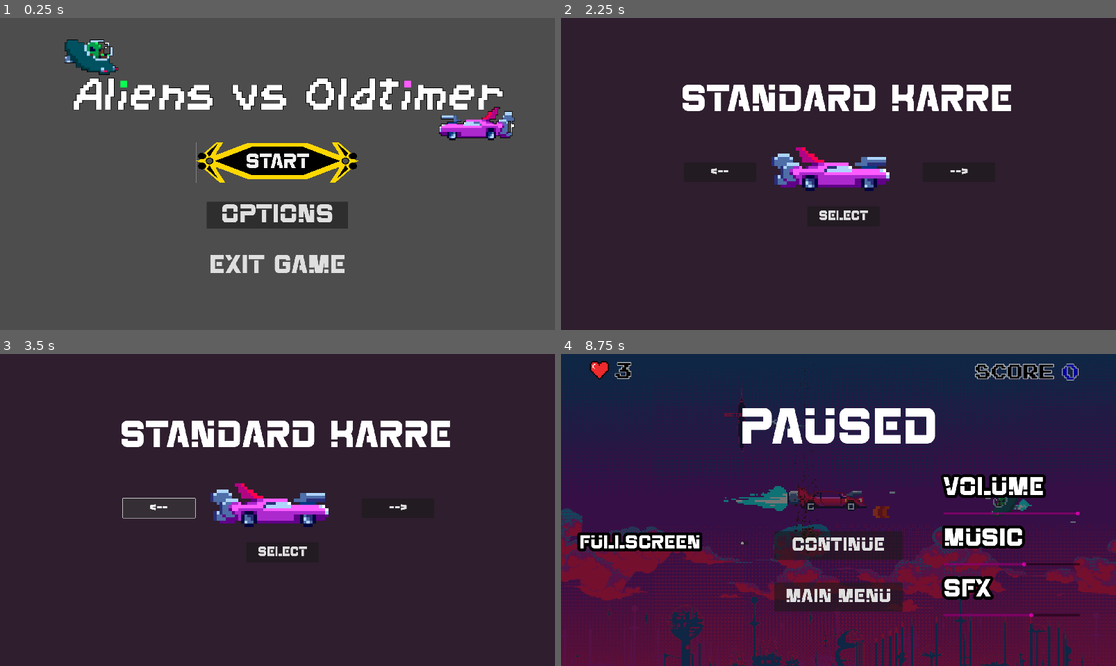
Above: before the commit, frames 1-4 (two rows, left to right).
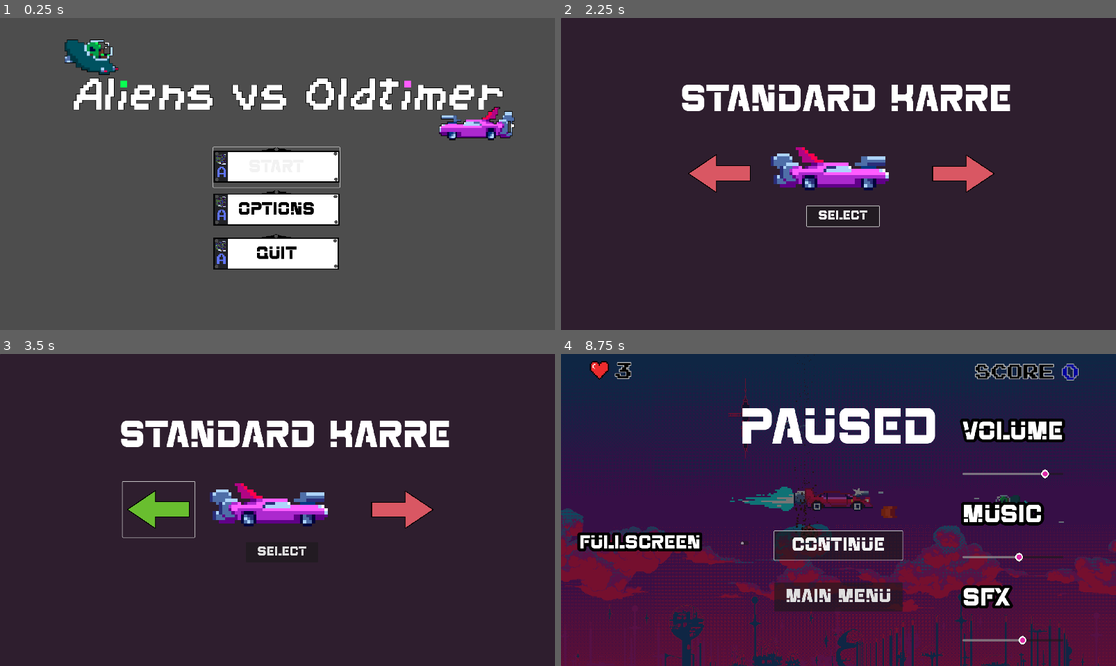
Above: after the commit, the same moments.

Repository: P0ddy/Project-Bentley
Game: Godot game, scene res://Scenes/Menu/main_menu.tscn
Same seed, same stepped clock (60 frames per second), same inputs: the game is played once before the commit and once after it. Sound files missing from this copy of the repository are replaced by a short silence.
Inputs (mouse positions are in pixels of both pictures, inside the frame that each line leads up to; where the layout moved, square brackets give the same spot in the first picture):
- Up to frame 1 (0.25 s): no input
- Up to frame 2 (2.25 s): click "Options" at 0.5 s; click "Back" at 1.25 s; click "Start" at 2 s
- Up to frame 3 (3.5 s): click (160, 510) [160, 506] at 2.75 s
- Up to frame 4 (8.75 s): click (960, 510) [960, 506] at 3.5 s; click "Select" at 4.25 s; hold D (right) 5.03-5.78 s; hold Space (shoot) 5.03-5.78 s; hold S (down) 5.78-6.53 s; tap Space (shoot) at 5.85, 7.35 s; hold D (right) 6.53-7.28 s; hold Space (shoot) 6.53-7.28 s; hold W (up) 7.28-8.03 s; hold A (left) from 8.03 s (still down); hold Space (shoot) from 8.03 s (still down); tap Escape (Pause) at 8.65 s

The runs differ from the first frame. In frame 1, 8.0% of the frame differs, in the area x 35-65%, y 39-82%; in frame 2, 2.2%; in frame 3, 2.4%; in frame 4, 11%, in the area x 0-100%, y 0-100%.

Commit message:
adding ui

Diff:
--- a/Scenes/Menu/character_select.gd
+++ b/Scenes/Menu/character_select.gd
@@ -1,4 +1,10 @@
 extends Node2D
+
+
+
+func _ready():
+	$SelectButton.grab_focus()
+
 
 
 func _process(delta):
--- a/Scenes/Menu/character_select.tscn
+++ b/Scenes/Menu/character_select.tscn
@@ -1,10 +1,14 @@
-[gd_scene load_steps=31 format=3 uid="uid://cfksfks3n23hx"]
+[gd_scene load_steps=39 format=3 uid="uid://cfksfks3n23hx"]
 
 [ext_resource type="Script" path="res://Scenes/Menu/character_select.gd" id="1_k3yhq"]
 [ext_resource type="Texture2D" uid="uid://bdfg71glqval6" path="res://Assets/Cars/Bus/Bus.png" id="2_sbnsk"]
 [ext_resource type="Texture2D" uid="uid://p4pfex6lyr1c" path="res://Assets/Cars/Ferrari/Ferrari.png" id="3_4nr4t"]
 [ext_resource type="Texture2D" uid="uid://bqroux18ckpri" path="res://Assets/Cars/StandardCar/Car1-driving-idle-Shee-WITHOUT-FLAMEt.png" id="3_4upjr"]
 [ext_resource type="FontFile" uid="uid://f7mrciexqi7f" path="res://Assets/Fonts/SPACE RETRO.TTF" id="5_mevfi"]
+[ext_resource type="Texture2D" uid="uid://botd2ht3gxqvh" path="res://Assets/UI/Arrowleftred.png" id="6_7abr7"]
+[ext_resource type="Texture2D" uid="uid://b28hlk1dj68up" path="res://Assets/UI/Arrowleftt.png" id="7_hsolj"]
+[ext_resource type="Texture2D" uid="uid://bb1fct2q057ga" path="res://Assets/UI/Arrowrightred.png" id="8_pxy46"]
+[ext_resource type="Texture2D" uid="uid://bxd86t2rg8uym" path="res://Assets/UI/Arrowright.png" id="9_8t64y"]
 
 [sub_resource type="AtlasTexture" id="AtlasTexture_fyimi"]
 atlas = ExtResource("3_4upjr")
@@ -192,7 +196,20 @@
 "speed": 5.0
 }]
 
+[sub_resource type="StyleBoxTexture" id="StyleBoxTexture_4mw38"]
+texture = ExtResource("6_7abr7")
+
+[sub_resource type="StyleBoxTexture" id="StyleBoxTexture_isu75"]
+texture = ExtResource("7_hsolj")
+
+[sub_resource type="StyleBoxTexture" id="StyleBoxTexture_rg5w0"]
+texture = ExtResource("8_pxy46")
+
+[sub_resource type="StyleBoxTexture" id="StyleBoxTexture_opl5o"]
+texture = ExtResource("9_8t64y")
+
 [node name="CharacterSelect" type="Node2D"]
+scale = Vector2(0.998176, 0.998715)
 script = ExtResource("1_k3yhq")
 
 [node name="Panel" type="Panel" parent="."]
@@ -207,22 +224,28 @@
 animation = &"Player3"
 
 [node name="LeftButton" type="Button" parent="."]
-offset_left = 424.9
-offset_top = 500.0
-offset_right = 674.9
-offset_bottom = 567.0
+offset_left = 425.0
+offset_top = 443.0
+offset_right = 675.0
+offset_bottom = 635.0
+focus_neighbor_right = NodePath("../RightButton")
+focus_neighbor_bottom = NodePath("../SelectButton")
 theme_override_fonts/font = ExtResource("5_mevfi")
 theme_override_font_sizes/font_size = 45
-text = "<--"
+theme_override_styles/normal = SubResource("StyleBoxTexture_4mw38")
+theme_override_styles/hover = SubResource("StyleBoxTexture_isu75")
 
 [node name="RightButton" type="Button" parent="."]
-offset_left = 1252.0
-offset_top = 500.0
-offset_right = 1502.0
-offset_bottom = 567.0
+offset_left = 1268.0
+offset_top = 445.0
+offset_right = 1518.0
+offset_bottom = 634.0
+focus_neighbor_left = NodePath("../LeftButton")
+focus_neighbor_bottom = NodePath("../SelectButton")
 theme_override_fonts/font = ExtResource("5_mevfi")
 theme_override_font_sizes/font_size = 45
-text = "-->"
+theme_override_styles/normal = SubResource("StyleBoxTexture_rg5w0")
+theme_override_styles/hover = SubResource("StyleBoxTexture_opl5o")
 
 [node name="Selected Car" type="Label" parent="."]
 offset_left = 414.0
@@ -239,6 +262,10 @@
 offset_top = 652.0
 offset_right = 1102.0
 offset_bottom = 722.0
+scale = Vector2(1.00278, 1)
+focus_neighbor_left = NodePath("../LeftButton")
+focus_neighbor_top = NodePath("../LeftButton")
+focus_neighbor_right = NodePath("../RightButton")
 theme_override_fonts/font = ExtResource("5_mevfi")
 theme_override_font_sizes/font_size = 45
 text = "Select"
--- a/Scenes/Menu/main_menu.gd
+++ b/Scenes/Menu/main_menu.gd
@@ -9,7 +9,7 @@
 	$StartButton.grab_focus()
 
 
-func _on_start_button_button_down():
+func _on_start_button_pressed():
 	AudioPlayer.button_click()
 	AudioPlayer.MainThemeStop()
 	AudioPlayer.CarSelectThemeStart()
@@ -24,6 +24,6 @@
 	get_tree().change_scene_to_file("res://Scenes/Menu/options_menu.tscn")
 
 
-func _on_quit_button_button_down():
+func _on_quit_button_pressed():
 	AudioPlayer.button_click()
 	get_tree().quit()
--- a/Scenes/Menu/main_menu.tscn
+++ b/Scenes/Menu/main_menu.tscn
@@ -1,16 +1,19 @@
-[gd_scene load_steps=8 format=3 uid="uid://b8am4x888k45p"]
+[gd_scene load_steps=9 format=3 uid="uid://b8am4x888k45p"]
 
 [ext_resource type="Script" path="res://Scenes/Menu/main_menu.gd" id="1_owfyi"]
 [ext_resource type="PackedScene" uid="uid://bxhjh00lqxlnv" path="res://Scenes/MainScene/Game.tscn" id="2_ww1lw"]
 [ext_resource type="FontFile" uid="uid://f7mrciexqi7f" path="res://Assets/Fonts/SPACE RETRO.TTF" id="3_t2bbi"]
 [ext_resource type="Texture2D" uid="uid://7de6ck7s52l4" path="res://Assets/UI/Logo.png" id="4_5ck7u"]
-[ext_resource type="Texture2D" uid="uid://c8ute8asdjbfc" path="res://Assets/UI/UIButton.png" id="5_hojq6"]
+[ext_resource type="Texture2D" uid="uid://6a826vbv5awm" path="res://Assets/UI/Button.png" id="4_pi5rh"]
+[ext_resource type="Texture2D" uid="uid://ch554c13oxwbc" path="res://Assets/UI/ButtonHovor.png" id="5_10y6g"]
 
-[sub_resource type="StyleBoxTexture" id="StyleBoxTexture_3v2v7"]
+[sub_resource type="StyleBoxTexture" id="StyleBoxTexture_ru2uq"]
+texture = ExtResource("4_pi5rh")
+region_rect = Rect2(47, 132.59, 418, 139.63)
 
-[sub_resource type="StyleBoxTexture" id="StyleBoxTexture_5wgvl"]
-texture = ExtResource("5_hojq6")
-region_rect = Rect2(694, 469.295, 532, 152.22)
+[sub_resource type="StyleBoxTexture" id="StyleBoxTexture_y7j5u"]
+texture = ExtResource("5_10y6g")
+region_rect = Rect2(47, 132.59, 418, 139.63)
 
 [node name="MainMenu" type="Control"]
 layout_mode = 3
@@ -21,6 +24,11 @@
 grow_vertical = 2
 script = ExtResource("1_owfyi")
 main_game_packed_scene = ExtResource("2_ww1lw")
+
+[node name="Logo" type="Sprite2D" parent="."]
+position = Vector2(996, 262)
+scale = Vector2(1.765, 1.765)
+texture = ExtResource("4_5ck7u")
 
 [node name="MarginContainer" type="MarginContainer" parent="."]
 layout_mode = 1
@@ -34,55 +42,45 @@
 theme_override_constants/margin_right = 24
 theme_override_constants/margin_bottom = 179
 
-[node name="VBoxContainer" type="VBoxContainer" parent="MarginContainer"]
-layout_mode = 2
-theme_override_constants/separation = 85
-alignment = 2
+[node name="StartButton" type="Button" parent="."]
+layout_mode = 0
+offset_left = 738.0
+offset_top = 448.0
+offset_right = 1175.0
+offset_bottom = 586.0
+theme_override_colors/font_color = Color(0, 0, 0, 1)
+theme_override_fonts/font = ExtResource("3_t2bbi")
+theme_override_font_sizes/font_size = 61
+theme_override_styles/normal = SubResource("StyleBoxTexture_ru2uq")
+theme_override_styles/hover = SubResource("StyleBoxTexture_y7j5u")
+text = "Start"
 
-[node name="Logo" type="Sprite2D" parent="MarginContainer/VBoxContainer"]
-position = Vector2(972, 128)
-scale = Vector2(1.765, 1.765)
-texture = ExtResource("4_5ck7u")
-
-[node name="OptionsButton" type="Button" parent="MarginContainer/VBoxContainer"]
-clip_contents = true
-custom_minimum_size = Vector2(490, 0)
-layout_mode = 2
-size_flags_horizontal = 4
-focus_neighbor_top = NodePath("../../../StartButton")
-focus_neighbor_bottom = NodePath("../QuitButton")
+[node name="OptionsButton" type="Button" parent="."]
+layout_mode = 0
+offset_left = 738.0
+offset_top = 596.0
+offset_right = 1175.0
+offset_bottom = 734.0
+theme_override_colors/font_color = Color(0, 0, 0, 1)
 theme_override_fonts/font = ExtResource("3_t2bbi")
-theme_override_font_sizes/font_size = 90
+theme_override_font_sizes/font_size = 61
+theme_override_styles/normal = SubResource("StyleBoxTexture_ru2uq")
+theme_override_styles/hover = SubResource("StyleBoxTexture_y7j5u")
 text = "Options"
 
-[node name="QuitButton" type="Button" parent="MarginContainer/VBoxContainer"]
-clip_contents = true
-custom_minimum_size = Vector2(490, 0)
-layout_mode = 2
-size_flags_horizontal = 4
-focus_neighbor_top = NodePath("../OptionsButton")
+[node name="QuitButton" type="Button" parent="."]
+layout_mode = 0
+offset_left = 737.0
+offset_top = 749.0
+offset_right = 1174.0
+offset_bottom = 887.0
+theme_override_colors/font_color = Color(0, 0, 0, 1)
 theme_override_fonts/font = ExtResource("3_t2bbi")
-theme_override_font_sizes/font_size = 90
-theme_override_styles/normal = SubResource("StyleBoxTexture_3v2v7")
-text = "Exit Game"
+theme_override_font_sizes/font_size = 61
+theme_override_styles/normal = SubResource("StyleBoxTexture_ru2uq")
+theme_override_styles/hover = SubResource("StyleBoxTexture_y7j5u")
+text = "Quit"
 
-[node name="StartButton" type="Button" parent="."]
-clip_contents = true
-custom_minimum_size = Vector2(490, 0)
-layout_mode = 2
-offset_left = 679.0
-offset_top = 430.0
-offset_right = 1241.0
-offset_bottom = 570.0
-size_flags_horizontal = 4
-focus_neighbor_bottom = NodePath("../MarginContainer/VBoxContainer/OptionsButton")
-theme_override_fonts/font = ExtResource("3_t2bbi")
-theme_override_font_sizes/font_size = 70
-theme_override_styles/normal = SubResource("StyleBoxTexture_5wgvl")
-text = "Start
-"
-
-[connection signal="button_down" from="MarginContainer/VBoxContainer/OptionsButton" to="." method="_on_options_button_button_down"]
-[connection signal="pressed" from="MarginContainer/VBoxContainer/OptionsButton" to="." method="_on_options_button_pressed"]
-[connection signal="button_down" from="MarginContainer/VBoxContainer/QuitButton" to="." method="_on_quit_button_button_down"]
-[connection signal="button_down" from="StartButton" to="." method="_on_start_button_button_down"]
+[connection signal="pressed" from="StartButton" to="." method="_on_start_button_pressed"]
+[connection signal="pressed" from="OptionsButton" to="." method="_on_options_button_pressed"]
+[connection signal="pressed" from="QuitButton" to="." method="_on_quit_button_pressed"]
--- a/Scenes/Menu/options_menu.gd
+++ b/Scenes/Menu/options_menu.gd
@@ -1,7 +1,8 @@
 extends Control
 
 
-
+func _ready():
+	$BackToMenuButton.grab_focus()
 
 func _on_back_to_menu_button_pressed():
 	AudioPlayer.button_click()
--- a/Scenes/Menu/options_menu.tscn
+++ b/Scenes/Menu/options_menu.tscn
@@ -1,8 +1,20 @@
-[gd_scene load_steps=4 format=3 uid="uid://c8gvpvs1dpvr2"]
+[gd_scene load_steps=10 format=3 uid="uid://c8gvpvs1dpvr2"]
 
 [ext_resource type="Script" path="res://Scenes/Menu/options_menu.gd" id="1_paq8y"]
 [ext_resource type="PackedScene" uid="uid://bqemmj5sudlam" path="res://Scenes/Menu/volume_slider.tscn" id="2_3jgbx"]
 [ext_resource type="FontFile" uid="uid://f7mrciexqi7f" path="res://Assets/Fonts/SPACE RETRO.TTF" id="2_fwc4q"]
+[ext_resource type="Texture2D" uid="uid://6a826vbv5awm" path="res://Assets/UI/Button.png" id="4_q3ibf"]
+[ext_resource type="Texture2D" uid="uid://ch554c13oxwbc" path="res://Assets/UI/ButtonHovor.png" id="5_io3bj"]
+[ext_resource type="Texture2D" uid="uid://cy5564mb2i30r" path="res://Assets/UI/SLiderIconPink.png" id="6_jjav5"]
+[ext_resource type="Texture2D" uid="uid://bdi34spau3l58" path="res://Assets/UI/SLiderIconGold.png" id="7_icq8o"]
+
+[sub_resource type="StyleBoxTexture" id="StyleBoxTexture_miujt"]
+texture = ExtResource("4_q3ibf")
+region_rect = Rect2(52.946, 131.463, 423.28, 143.267)
+
+[sub_resource type="StyleBoxTexture" id="StyleBoxTexture_x1jcd"]
+texture = ExtResource("5_io3bj")
+region_rect = Rect2(53.106, 131.463, 423.28, 143.267)
 
 [node name="Options_Menu" type="Control"]
 layout_mode = 3
@@ -91,52 +103,16 @@
 [node name="CheckButton" type="CheckButton" parent="Mid Color/MarginContainer/HBoxContainer4"]
 layout_mode = 2
 size_flags_horizontal = 6
+focus_neighbor_right = NodePath("../../../../VolumeSlider")
+focus_neighbor_bottom = NodePath("../../../../BackToMenuButton")
 
 [node name="Sliders" type="VBoxContainer" parent="Mid Color"]
 layout_mode = 0
-offset_left = 858.0
-offset_top = 75.0
-offset_right = 1338.0
-offset_bottom = 565.0
+offset_left = 901.0
+offset_top = 20.0
+offset_right = 1381.0
+offset_bottom = 846.0
 theme_override_constants/separation = 20
-
-[node name="MasterVoume" type="Label" parent="Mid Color/Sliders"]
-layout_mode = 2
-theme_override_colors/font_outline_color = Color(0, 0, 0, 1)
-theme_override_constants/outline_size = 40
-theme_override_fonts/font = ExtResource("2_fwc4q")
-theme_override_font_sizes/font_size = 120
-text = "Volume
-"
-
-[node name="VolumeSlider" parent="Mid Color/Sliders" instance=ExtResource("2_3jgbx")]
-layout_mode = 2
-bus_name = "Master"
-
-[node name="MusicVolume" type="Label" parent="Mid Color/Sliders"]
-layout_mode = 2
-theme_override_colors/font_outline_color = Color(0, 0, 0, 1)
-theme_override_constants/outline_size = 40
-theme_override_fonts/font = ExtResource("2_fwc4q")
-theme_override_font_sizes/font_size = 120
-text = "Music
-"
-
-[node name="VolumeSlider2" parent="Mid Color/Sliders" instance=ExtResource("2_3jgbx")]
-layout_mode = 2
-bus_name = "Music"
-
-[node name="SFXVoume" type="Label" parent="Mid Color/Sliders"]
-layout_mode = 2
-theme_override_colors/font_outline_color = Color(0, 0, 0, 1)
-theme_override_constants/outline_size = 40
-theme_override_fonts/font = ExtResource("2_fwc4q")
-theme_override_font_sizes/font_size = 120
-text = "SFX"
-
-[node name="VolumeSlider3" parent="Mid Color/Sliders" instance=ExtResource("2_3jgbx")]
-layout_mode = 2
-bus_name = "SFX"
 
 [node name="BackToMenuButton" type="Button" parent="."]
 layout_mode = 1
@@ -151,9 +127,98 @@
 offset_bottom = 479.0
 grow_horizontal = 2
 grow_vertical = 2
-theme_override_fonts/font = ExtResource("2_fwc4q")
-theme_override_font_sizes/font_size = 90
+focus_neighbor_top = NodePath("../VolumeSlider3")
+theme_override_colors/font_color = Color(0, 0, 0, 1)
+theme_override_fonts/font = ExtResource("2_fwc4q")
+theme_override_font_sizes/font_size = 75
+theme_override_styles/normal = SubResource("StyleBoxTexture_miujt")
+theme_override_styles/hover = SubResource("StyleBoxTexture_x1jcd")
 text = "Back"
+
+[node name="MasterVoume" type="Label" parent="."]
+layout_mode = 2
+offset_left = 1138.0
+offset_top = 303.0
+offset_right = 1618.0
+offset_bottom = 417.0
+theme_override_colors/font_outline_color = Color(0, 0, 0, 1)
+theme_override_constants/outline_size = 40
+theme_override_fonts/font = ExtResource("2_fwc4q")
+theme_override_font_sizes/font_size = 60
+text = "Volume
+"
+
+[node name="MusicVolume" type="Label" parent="."]
+layout_mode = 2
+offset_left = 1144.0
+offset_top = 466.0
+offset_right = 1624.0
+offset_bottom = 580.0
+theme_override_colors/font_outline_color = Color(0, 0, 0, 1)
+theme_override_constants/outline_size = 40
+theme_override_fonts/font = ExtResource("2_fwc4q")
+theme_override_font_sizes/font_size = 60
+text = "Music
+"
+
+[node name="SFXVoume" type="Label" parent="."]
+layout_mode = 2
+offset_left = 1146.0
+offset_top = 616.0
+offset_right = 1626.0
+offset_bottom = 730.0
+theme_override_colors/font_outline_color = Color(0, 0, 0, 1)
+theme_override_constants/outline_size = 40
+theme_override_fonts/font = ExtResource("2_fwc4q")
+theme_override_font_sizes/font_size = 60
+text = "SFX"
+
+[node name="VolumeSlider" parent="." instance=ExtResource("2_3jgbx")]
+layout_mode = 2
+anchors_preset = 0
+anchor_right = 0.0
+anchor_bottom = 0.0
+offset_left = 1129.0
+offset_top = 351.0
+offset_right = 1609.0
+offset_bottom = 479.0
+focus_neighbor_left = NodePath("../Mid Color/MarginContainer/HBoxContainer4/CheckButton")
+focus_neighbor_bottom = NodePath("../VolumeSlider2")
+theme_override_icons/grabber = ExtResource("6_jjav5")
+theme_override_icons/grabber_highlight = ExtResource("7_icq8o")
+bus_name = "Master"
+
+[node name="VolumeSlider2" parent="." instance=ExtResource("2_3jgbx")]
+layout_mode = 2
+anchors_preset = 0
+anchor_right = 0.0
+anchor_bottom = 0.0
+offset_left = 1129.0
+offset_top = 499.0
+offset_right = 1609.0
+offset_bottom = 627.0
+focus_neighbor_left = NodePath("../Mid Color/MarginContainer/HBoxContainer4/CheckButton")
+focus_neighbor_top = NodePath("../VolumeSlider")
+focus_neighbor_bottom = NodePath("../VolumeSlider3")
+theme_override_icons/grabber = ExtResource("6_jjav5")
+theme_override_icons/grabber_highlight = ExtResource("7_icq8o")
+bus_name = "Music"
+
+[node name="VolumeSlider3" parent="." instance=ExtResource("2_3jgbx")]
+layout_mode = 2
+anchors_preset = 0
+anchor_right = 0.0
+anchor_bottom = 0.0
+offset_left = 1129.0
+offset_top = 647.0
+offset_right = 1609.0
+offset_bottom = 775.0
+focus_neighbor_left = NodePath("../Mid Color/MarginContainer/HBoxContainer4/CheckButton")
+focus_neighbor_top = NodePath("../VolumeSlider2")
+focus_neighbor_bottom = NodePath("../BackToMenuButton")
+theme_override_icons/grabber = ExtResource("6_jjav5")
+theme_override_icons/grabber_highlight = ExtResource("7_icq8o")
+bus_name = "SFX"
 
 [connection signal="toggled" from="Mid Color/MarginContainer/HBoxContainer4/CheckButton" to="." method="_on_check_button_toggled"]
 [connection signal="button_down" from="BackToMenuButton" to="." method="_on_back_to_menu_button_button_down"]
--- a/Scenes/Menu/pause_menu.gd
+++ b/Scenes/Menu/pause_menu.gd
@@ -6,6 +6,7 @@
 
 func _ready():
 	get_tree().paused = true
+	$CanvasLayer/MarginContainer/VBoxContainer/ContinueButton.grab_focus()
 
 func resume():
 	get_tree().paused = false
@@ -28,6 +29,7 @@
 
 
 func _process(delta):
+	return
 	if Input.is_action_pressed("Pause"):
 		get_tree().paused = false
 		queue_free()
--- a/Scenes/Menu/pause_menu.tscn
+++ b/Scenes/Menu/pause_menu.tscn
@@ -1,8 +1,10 @@
-[gd_scene load_steps=4 format=3 uid="uid://wgfhrt0csw1w"]
+[gd_scene load_steps=6 format=3 uid="uid://wgfhrt0csw1w"]
 
 [ext_resource type="Script" path="res://Scenes/Menu/pause_menu.gd" id="1_c62km"]
 [ext_resource type="FontFile" uid="uid://f7mrciexqi7f" path="res://Assets/Fonts/SPACE RETRO.TTF" id="2_hi8ig"]
 [ext_resource type="PackedScene" uid="uid://bqemmj5sudlam" path="res://Scenes/Menu/volume_slider.tscn" id="3_j7qbm"]
+[ext_resource type="Texture2D" uid="uid://cy5564mb2i30r" path="res://Assets/UI/SLiderIconPink.png" id="4_nrqbq"]
+[ext_resource type="Texture2D" uid="uid://bdi34spau3l58" path="res://Assets/UI/SLiderIconGold.png" id="5_pnyou"]
 
 [node name="PauseMenu" type="Control"]
 process_mode = 3
@@ -54,6 +56,9 @@
 custom_minimum_size = Vector2(443.32, 100)
 layout_mode = 2
 size_flags_horizontal = 4
+focus_neighbor_left = NodePath("../../../MarginContainer2/HBoxContainer4/CheckButton")
+focus_neighbor_right = NodePath("../../../Sliders/VolumeSlider")
+focus_neighbor_bottom = NodePath("../MainMenuButton")
 theme_override_fonts/font = ExtResource("2_hi8ig")
 theme_override_font_sizes/font_size = 65
 text = "Continue"
@@ -62,6 +67,9 @@
 custom_minimum_size = Vector2(443.32, 100)
 layout_mode = 2
 size_flags_horizontal = 4
+focus_neighbor_left = NodePath("../../../MarginContainer2/HBoxContainer4/CheckButton")
+focus_neighbor_top = NodePath("../ContinueButton")
+focus_neighbor_right = NodePath("../../../Sliders/VolumeSlider3")
 theme_override_fonts/font = ExtResource("2_hi8ig")
 theme_override_font_sizes/font_size = 65
 text = "Main Menu"
@@ -99,12 +107,14 @@
 [node name="CheckButton" type="CheckButton" parent="CanvasLayer/MarginContainer2/HBoxContainer4"]
 layout_mode = 2
 size_flags_horizontal = 6
+focus_neighbor_right = NodePath("../../../MarginContainer/VBoxContainer/ContinueButton")
 
 [node name="Sliders" type="VBoxContainer" parent="CanvasLayer"]
-offset_left = 1323.0
-offset_top = 422.0
-offset_right = 1796.0
-offset_bottom = 964.0
+offset_left = 1389.0
+offset_top = 229.0
+offset_right = 1738.0
+offset_bottom = 1055.0
+size_flags_horizontal = 4
 theme_override_constants/separation = 38
 
 [node name="MasterVoume" type="Label" parent="CanvasLayer/Sliders"]
@@ -117,8 +127,11 @@
 "
 
 [node name="VolumeSlider" parent="CanvasLayer/Sliders" instance=ExtResource("3_j7qbm")]
-modulate = Color(0.959183, 0.000114744, 0.767214, 1)
 layout_mode = 2
+focus_neighbor_left = NodePath("../../MarginContainer/VBoxContainer/ContinueButton")
+focus_neighbor_bottom = NodePath("../VolumeSlider2")
+theme_override_icons/grabber = ExtResource("4_nrqbq")
+theme_override_icons/grabber_highlight = ExtResource("5_pnyou")
 bus_name = "Master"
 
 [node name="MusicVolume" type="Label" parent="CanvasLayer/Sliders"]
@@ -131,8 +144,12 @@
 "
 
 [node name="VolumeSlider2" parent="CanvasLayer/Sliders" instance=ExtResource("3_j7qbm")]
-modulate = Color(0.959183, 0.000114744, 0.767214, 1)
 layout_mode = 2
+focus_neighbor_left = NodePath("../../MarginContainer/VBoxContainer/ContinueButton")
+focus_neighbor_top = NodePath("../VolumeSlider")
+focus_neighbor_bottom = NodePath("../VolumeSlider3")
+theme_override_icons/grabber = ExtResource("4_nrqbq")
+theme_override_icons/grabber_highlight = ExtResource("5_pnyou")
 bus_name = "Music"
 
 [node name="SFXVoume" type="Label" parent="CanvasLayer/Sliders"]
@@ -144,8 +161,12 @@
 text = "SFX"
 
 [node name="VolumeSlider3" parent="CanvasLayer/Sliders" instance=ExtResource("3_j7qbm")]
-modulate = Color(0.959183, 0.000114744, 0.767214, 1)
 layout_mode = 2
+focus_neighbor_left = NodePath("../../MarginContainer/VBoxContainer/ContinueButton")
+focus_neighbor_top = NodePath("../VolumeSlider2")
+focus_neighbor_bottom = NodePath("../../MarginContainer/VBoxContainer/ContinueButton")
+theme_override_icons/grabber = ExtResource("4_nrqbq")
+theme_override_icons/grabber_highlight = ExtResource("5_pnyou")
 bus_name = "SFX"
 
 [connection signal="button_down" from="CanvasLayer/MarginContainer/VBoxContainer/ContinueButton" to="." method="_on_continue_button_button_down"]
Binary file added: Assets/UI/Arrowleftred.png
Not shown, added: Assets/UI/Arrowleftred.png.import
Binary file added: Assets/UI/Arrowleftt.png
Not shown, changed: Assets/UI/Arrowleftt.png.import
Binary file added: Assets/UI/Arrowright.png
Not shown, added: Assets/UI/Arrowright.png.import
Binary file added: Assets/UI/Arrowrightred.png
Not shown, added: Assets/UI/Arrowrightred.png.import
Binary file added: Assets/UI/Button.png
Not shown, added: Assets/UI/Button.png.import
Binary file added: Assets/UI/ButtonHovor.png
Not shown, added: Assets/UI/ButtonHovor.png.import
(and 7 more such lines)
